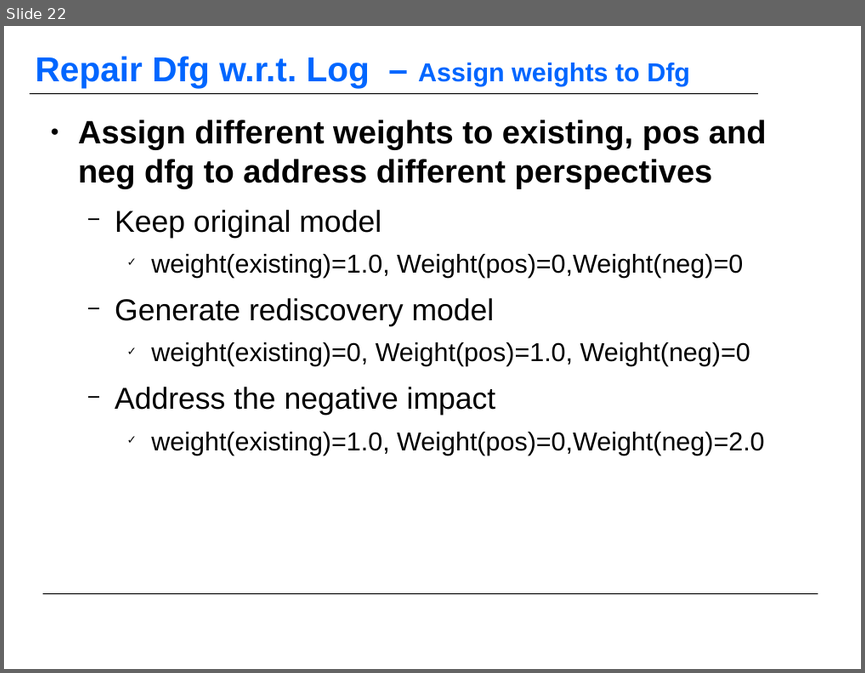
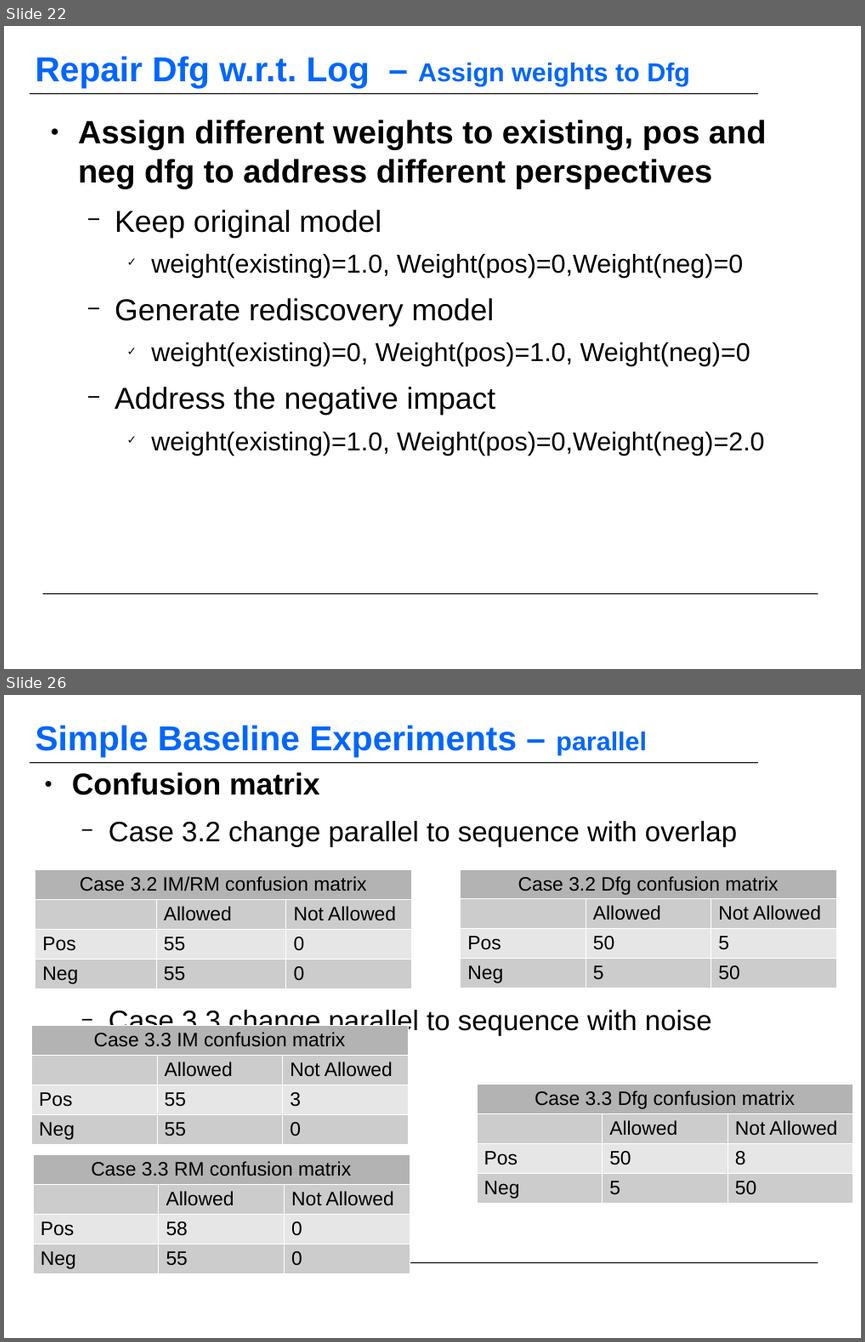
Before and after one commit to KFDing/masterthesis, a slide deck: official_report/MasterThesis_Report_03_Dfg_02.odp. Shown one above the other, each under a label of ours: slide 22 before the commit, slides 22 and 26 after it; the slides between them are not shown. The pictures are 865x673 and 865x1342 pixels, drawn with LibreOffice and Linux fonts; fonts in the diff are those of the drawing; background and template pictures are left out. Boxes give left, top, right and bottom in pixels: in the first picture for what was removed or moved away, otherwise in the second. Text is boxed around its words. In the diff, an @@ line names an element or a change of style, - is before the commit and + after.

```diff
--- a/official_report/MasterThesis_Report_03_Dfg_02.odp
+++ b/official_report/MasterThesis_Report_03_Dfg_02.odp
@@ slide 26 added at bbox=[4, 695, 861, 1338], background #FFFFFF; not listed: 2 template elements that a slide beside it also shows @@
@@ title added at bbox=[35, 725, 647, 756], 32 pt, text #0066FF, bold @@
+Simple Baseline Experiments – parallel
@@ text added at bbox=[72, 772, 737, 1036], 26 pt, text #000000 @@
+● Confusion matrix
+  − Case 3.2 change parallel to sequence with overlap
+  − Case 3.3 change parallel to sequence with noise
@@ table added at bbox=[35, 869, 411, 988], 4 rows, 3 columns @@
+Case 3.2 IM/RM confusion matrix |  | 
+ | Allowed | Not Allowed
+Pos | 55 | 0
+Neg | 55 | 0
@@ table added at bbox=[460, 869, 836, 988], 4 rows, 3 columns @@
+Case 3.2 Dfg confusion matrix |  | 
+ | Allowed | Not Allowed
+Pos | 50 | 5
+Neg | 5 | 50
@@ table added at bbox=[31, 1026, 407, 1145], 4 rows, 3 columns @@
+Case 3.3 IM confusion matrix |  | 
+ | Allowed | Not Allowed
+Pos | 55 | 3
+Neg | 55 | 0
@@ table added at bbox=[477, 1083, 852, 1202], 4 rows, 3 columns @@
+Case 3.3 Dfg confusion matrix |  | 
+ | Allowed | Not Allowed
+Pos | 50 | 8
+Neg | 5 | 50
@@ table added at bbox=[33, 1155, 409, 1274], 4 rows, 3 columns @@
+Case 3.3 RM confusion matrix |  | 
+ | Allowed | Not Allowed
+Pos | 58 | 0
+Neg | 55 | 0
```
Also in this commit, not shown: 6 slides changed, 3 other slides added, 2 slides removed, 5 other files.
